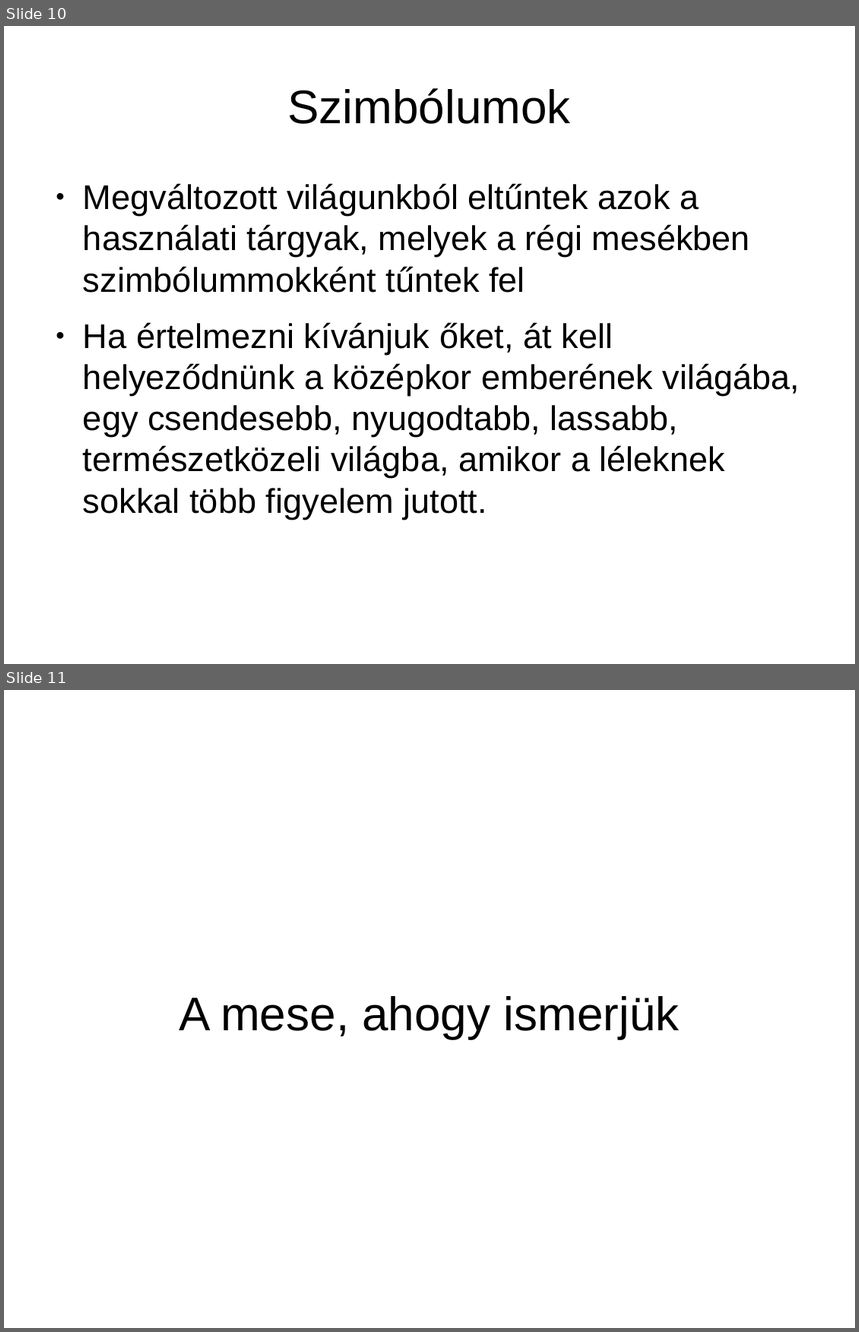
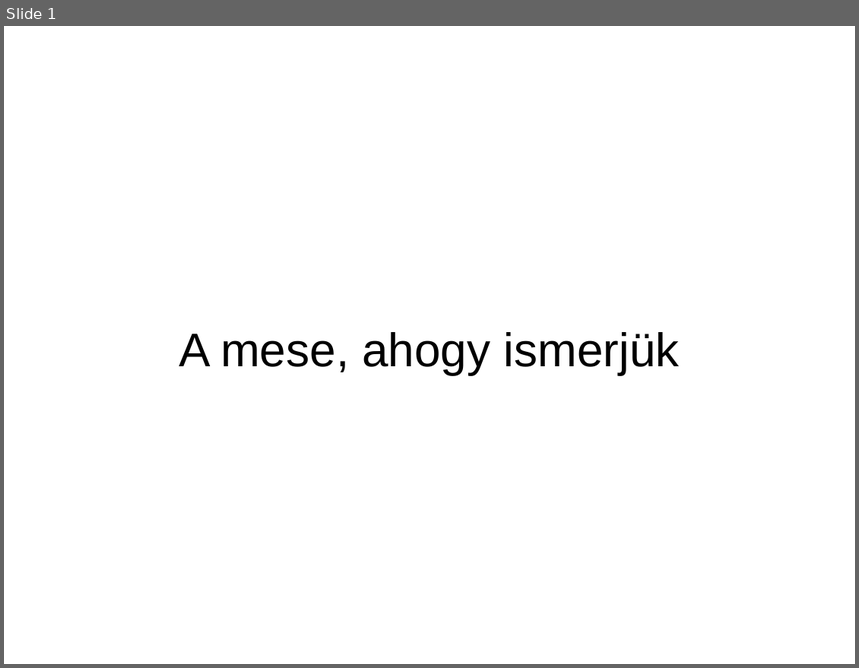
Before and after one commit to zyxneo/snow-white, a slide deck: static/mese.odp. Shown one above the other, each under a label of ours: slides 10 and 11 before the commit, slide 1 after it. The pictures are 859x1332 and 859x668 pixels, drawn with LibreOffice and Linux fonts; fonts in the diff are those of the drawing. Boxes give left, top, right and bottom in pixels: in the first picture for what was removed or moved away, otherwise in the second. Text is boxed around its words. In the diff, an @@ line names an element or a change of style, - is before the commit and + after.

```diff
--- a/static/mese.odp
+++ b/static/mese.odp
@@ slide 10 removed at bbox=[4, 26, 855, 664], background #FFFFFF @@
@@ title removed at bbox=[287, 88, 570, 124] @@
-Szimbólumok
@@ text removed at bbox=[83, 183, 800, 519] @@
-● Megváltozott világunkból eltűntek azok a használati tárgyak, melyek a régi mesékben szimbólummokként tűntek fel
-● Ha értelmezni kívánjuk őket, át kell helyeződnünk a középkor emberének világába, egy csendesebb, nyugodtabb, lassabb, természetközeli világba, amikor a léleknek sokkal több figyelem jutott.
@@ what was slide 11 is now slide 1 @@
```
Also in this commit, not shown: 1 slide changed, 28 other slides removed, 1 other file.
